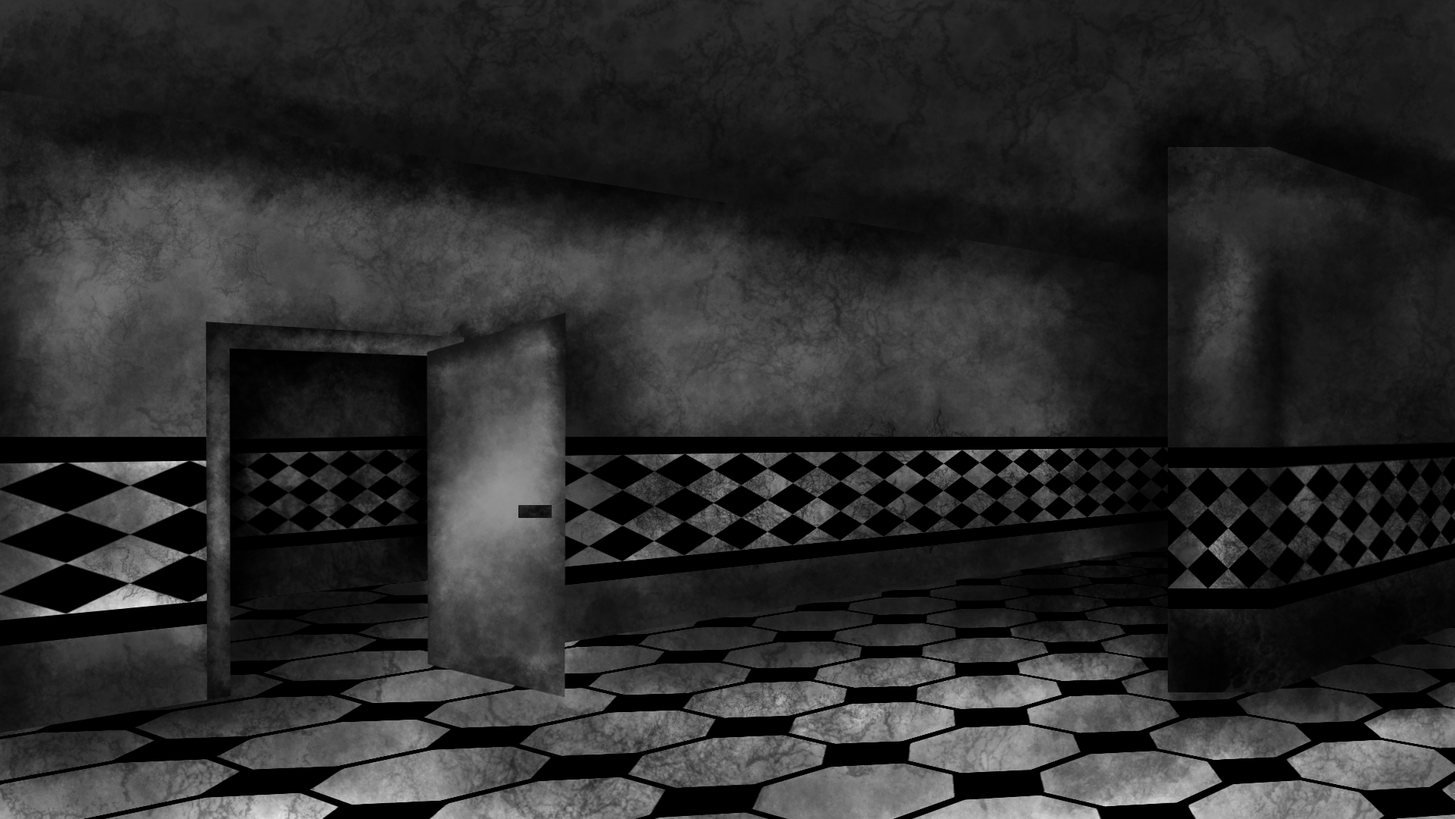
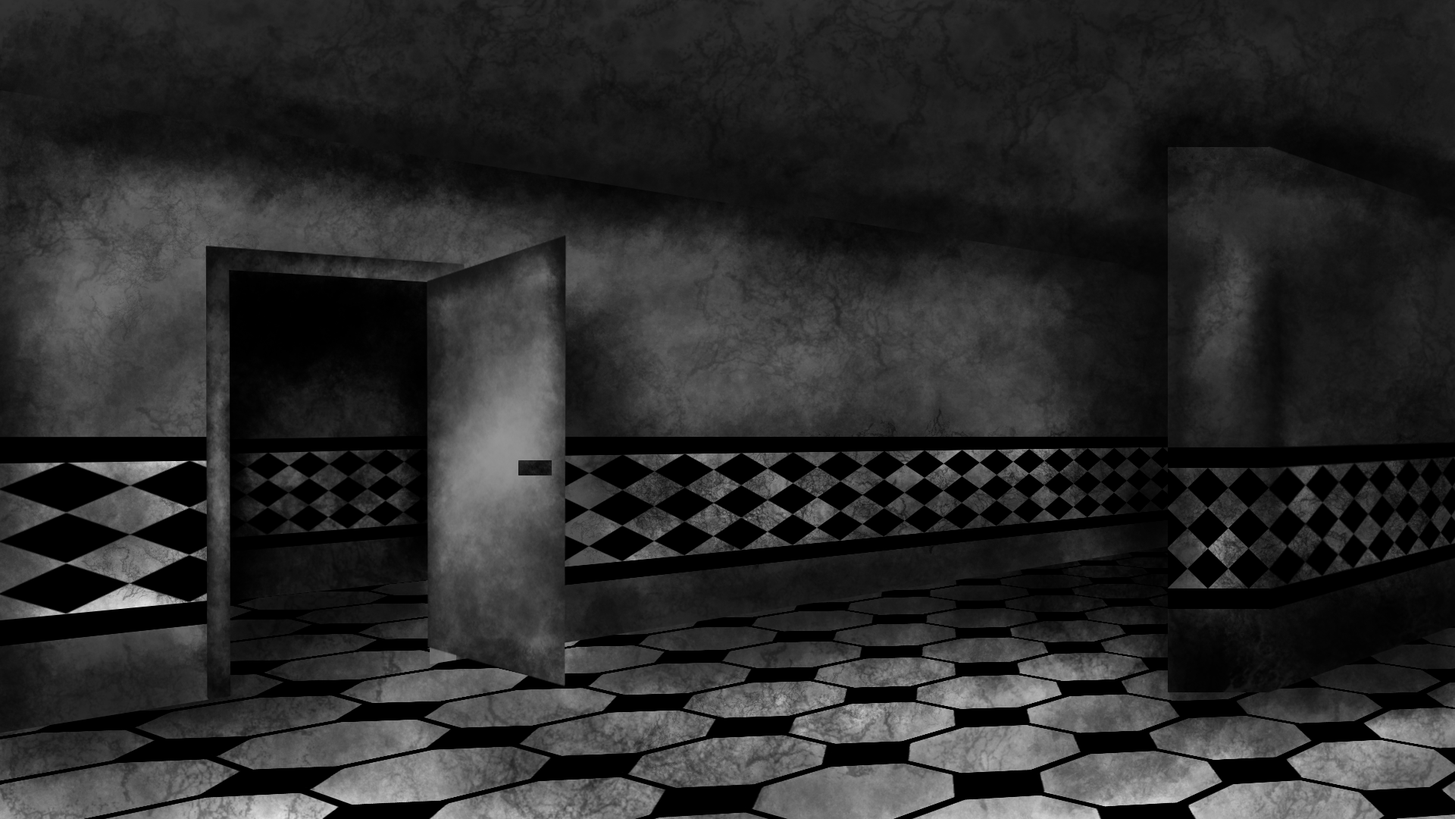
Comparing the layer stacks of the two 1455×819 images. Changes:
painted on "Paint Layer 24" over [159, 234, 567, 437]
painted on "Paint Layer 10" over [159, 234, 567, 700]
painted on "Paint Layer 28" over [339, 234, 567, 699]
painted on "Paint Layer 27" over [291, 234, 567, 699]
painted on "porta" over [385, 234, 567, 699]
painted on "Paint Layer 26" over [159, 234, 567, 700]
painted on "Paint Layer 25" over [159, 241, 486, 700]
painted on "Paint Layer 17" over [159, 234, 567, 680]
painted on "Paint Layer 16" over [159, 234, 567, 700]
painted on "Paint Layer 15" over [159, 234, 567, 700]
painted on "Paint Layer 2" (4th of 5, in "paredeEsquerda" › "quadriculado") over [206, 436, 567, 680]
painted on "Paint Layer 1" (4th of 6, in "paredeEsquerda" › "quadriculado") over [159, 388, 567, 700]
painted on "Paint Layer 3" (4th of 6, in "paredeEsquerda") over [159, 234, 567, 700]
painted on "Paint Layer 11" over [159, 234, 567, 700]
painted on "Paint Layer 3" (5th of 6, in "paredeTras" › "quadriculadoi") over [159, 388, 567, 583]
painted on "Paint Layer 2" (5th of 5, in "paredeTras" › "quadriculadoi") over [159, 388, 567, 583]
painted on "Paint Layer 1" (5th of 6, in "paredeTras" › "quadriculadoi") over [159, 388, 567, 583]
painted on "Paint Layer 3" (6th of 6, in "paredeTras") over [159, 234, 567, 700]
painted on "Paint Layer 19" over [159, 339, 567, 700]
painted on "Paint Layer 18" over [159, 388, 567, 700]
painted on "Paint Layer 6" over [206, 436, 567, 700]
painted on "Paint Layer 23" over [159, 234, 567, 680]
painted on "Paint Layer 22" over [159, 234, 567, 437]
painted on "teto" (2nd of 2, in "teto") over [159, 234, 567, 700]
…and 2 more changes (2 painted)
